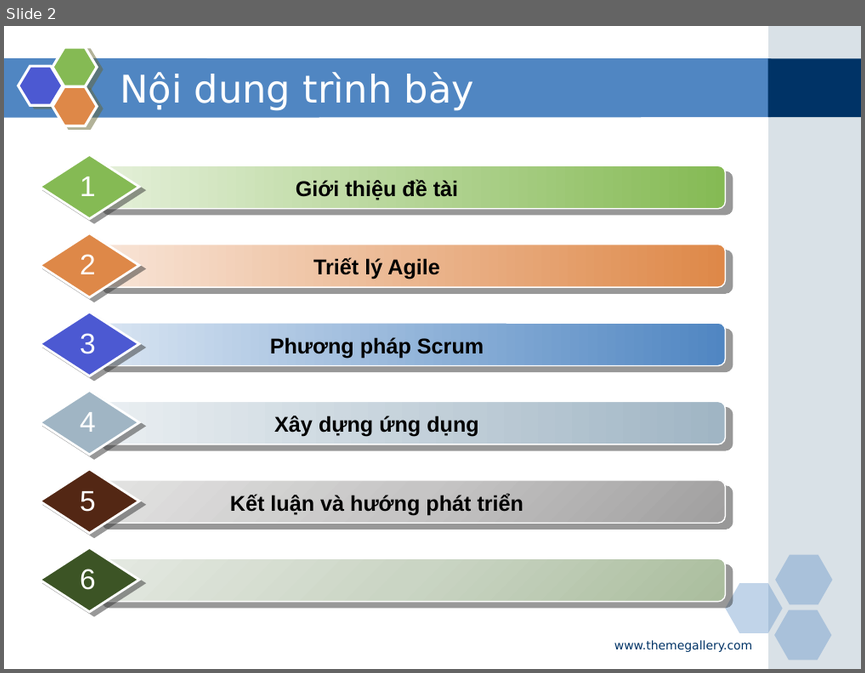
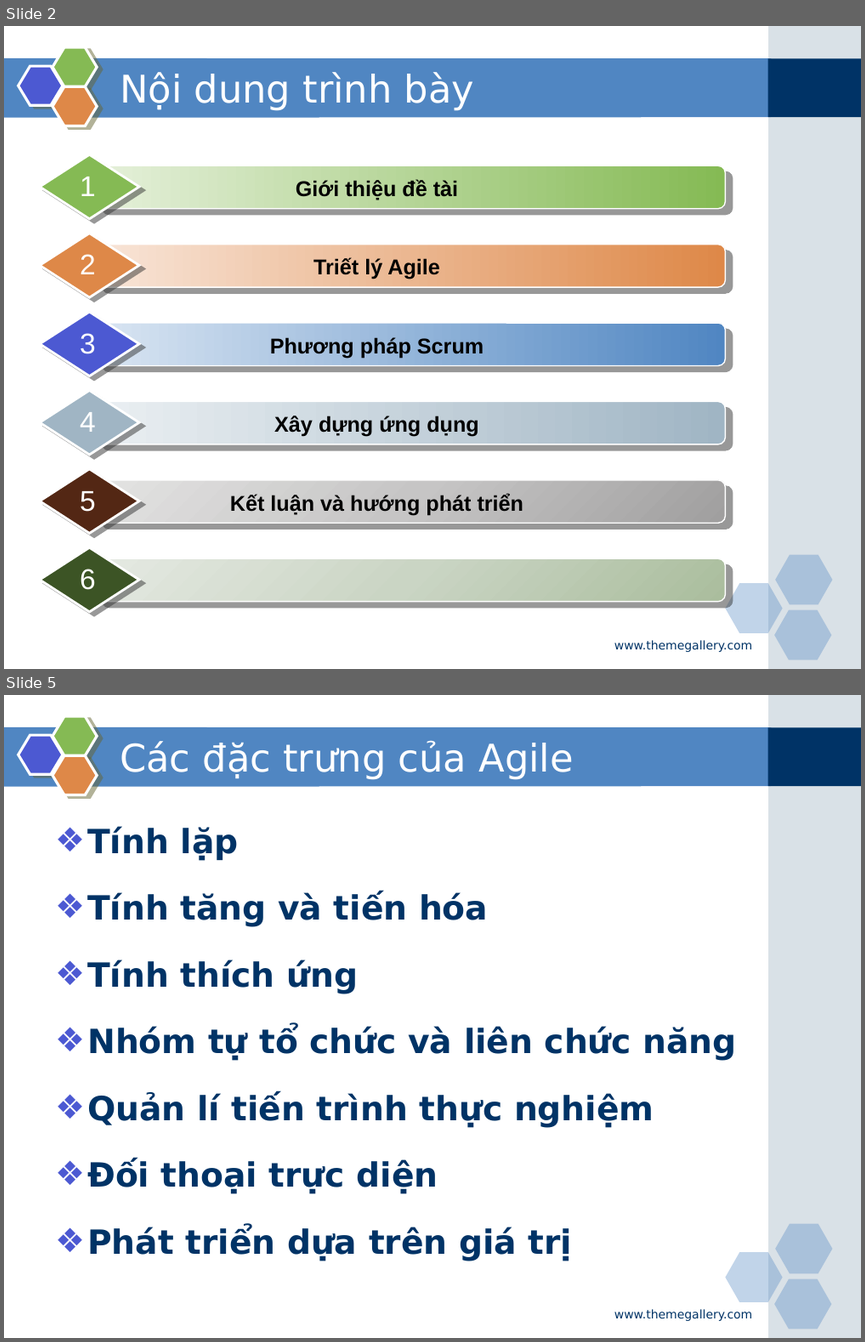
Before and after one commit to phamduong/graduation-project-agile-tool, a slide deck: Báo cáo/Slide bao cao.pptx. Shown one above the other, each under a label of ours: slide 2 before the commit, slides 2 and 5 after it; the slides between them are not shown. The pictures are 865x673 and 865x1342 pixels, drawn with LibreOffice and Linux fonts; fonts in the diff are those of the drawing. Boxes give left, top, right and bottom in pixels: in the first picture for what was removed or moved away, otherwise in the second. Text is boxed around its words. In the diff, an @@ line names an element or a change of style, - is before the commit and + after.

```diff
--- a/Báo cáo/Slide bao cao.pptx
+++ b/Báo cáo/Slide bao cao.pptx
@@ slide 5 added at box(4, 695, 861, 1338), background #FFFFFF; not listed: 9 template elements that a slide beside it also shows @@
@@ title added at box(120, 741, 573, 780), 32 pt, text #FFFFFF @@
+Các đặc trưng của Agile
@@ text added at box(87, 826, 737, 1261), 28 pt, text #003366, bold @@
+❖ Tính lặp
+❖ Tính tăng và tiến hóa
+❖ Tính thích ứng
+❖ Nhóm tự tổ chức và liên chức năng
+❖ Quản lí tiến trình thực nghiệm
+❖ Đối thoại trực diện
+❖ Phát triển dựa trên giá trị
@@ text added at box(614, 1309, 752, 1321), 10 pt, text #003366 @@
+www.themegallery.com
```
Also in this commit, not shown: 4 slides changed, 7 other slides added, 2 slides removed, 9 other files.
